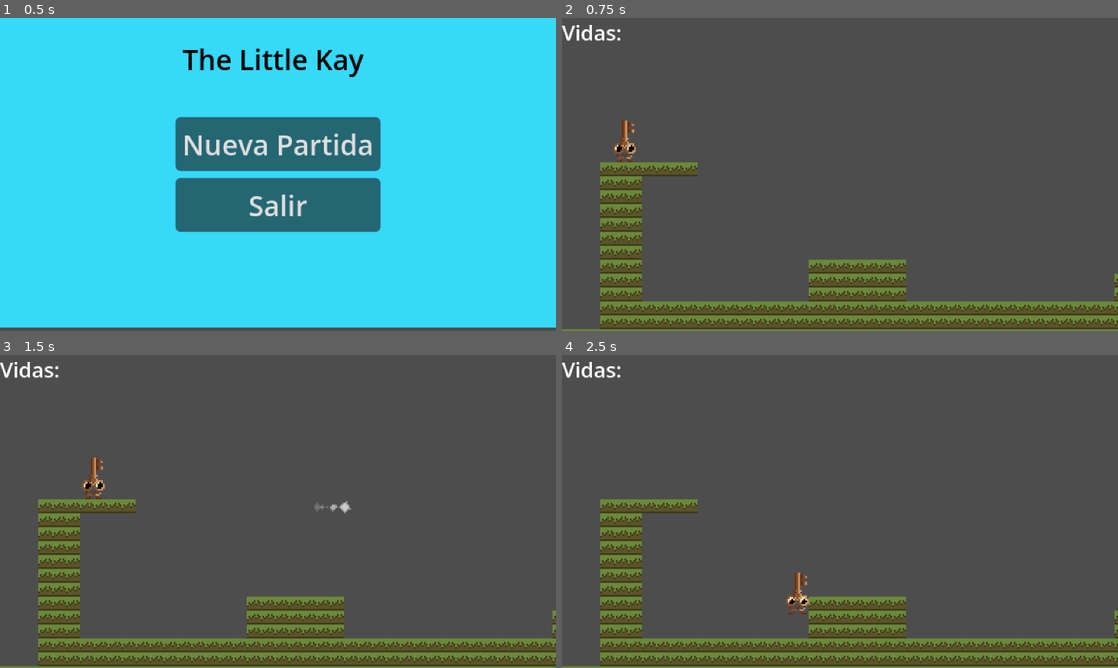
Above: before the commit, frames 1-4 (two rows, left to right).
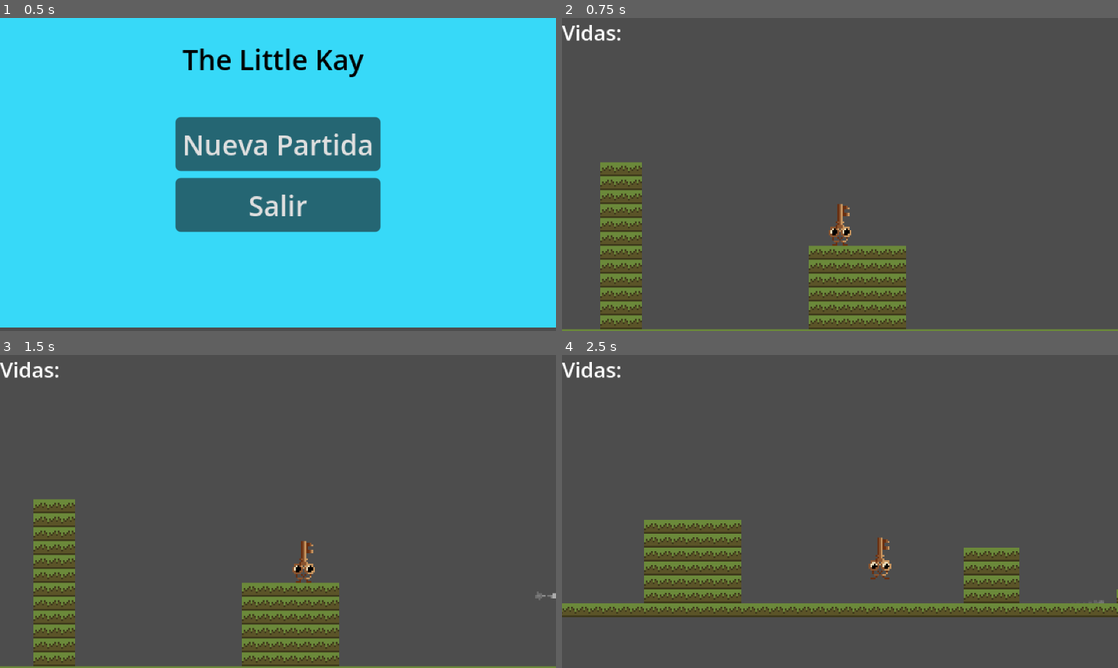
Above: after the commit, the same moments.

Repository: SlymyCode/The-Little-Kay
Game: Godot game, scene res://menu_principal.tscn
Two runs of this game, one before a commit and one after it. Both use one fixed random seed, a clock stepped at 60 frames per second and the inputs below. Sound files missing from this copy of the repository are replaced by a short silence.
Inputs:
- Up to frame 1 (0.5 s): no input
- Up to frame 2 (0.75 s): click "Nueva Partida" at 0.5 s
- Up to frame 3 (1.5 s): tap Enter at 1.25 s; hold D (MoveRight) from 1.28 s (still down); hold R (RepairAction) from 1.28 s (still down)
- Up to frame 4 (2.5 s): keep holding D (MoveRight); tap Space (Jump) at 1.52, 2.27 s; release R (RepairAction) at 2.03 s; tap R (RepairAction) at 2.1 s

Frame 1 is identical in both runs. In frame 2, 8.1% of the frame differs, in the area x 9-100%, y 32-100%; in frame 3, 11%; in frame 4, 25%, in the area x 0-100%, y 46-100%.

Commit message:
Coyote Jump
Se añade el coyote jump. El "nivel2" es un nivel para probar el coyote, no tiene los enemigos.

Diff:
--- a/the-little-kay-slyme/entities/player/player.gd
+++ b/the-little-kay-slyme/entities/player/player.gd
@@ -44,6 +44,7 @@
 	velocity.y = lerp(velocity.y, jump_velocity, 1)
 	player_sprites.scale = Vector2(0.7, 1.3)
 	jumps_performed += 1
+	print(jumps_performed)
 	if jumps_performed < 1 and can_double_jump():
 		player_jump_particles.restart()
 
@@ -79,7 +80,6 @@
 	if player_sprites.scale != Vector2(1, 1):
 		player_sprites.scale.x = move_toward(player_sprites.scale.x, 1, 2 * get_physics_process_delta_time())
 		player_sprites.scale.y = move_toward(player_sprites.scale.y, 1, 2 * get_physics_process_delta_time())
-
 
 func set_state():
 	var new_state := current_state
@@ -153,7 +153,7 @@
 	lerp_weight = delta * (acceleration if direction else friction)
 	if not is_on_floor():
 		velocity += get_gravity() * delta
-	elif is_on_floor():
+	if is_on_floor():
 		jumps_performed = 0
 
 	if Input.is_action_pressed("RepairAction"):
--- a/the-little-kay-slyme/menu_principal.gd
+++ b/the-little-kay-slyme/menu_principal.gd
@@ -13,7 +13,7 @@
 func _al_presionar_nueva_partida():
 	print("partida nueva")
 	menu_titulo.hide()
-	get_tree().change_scene_to_file("res://nivel2.tscn")
+	get_tree().change_scene_to_file("res://nivel.tscn")
 
 # coso para salir
 func _al_presionar_salir():
